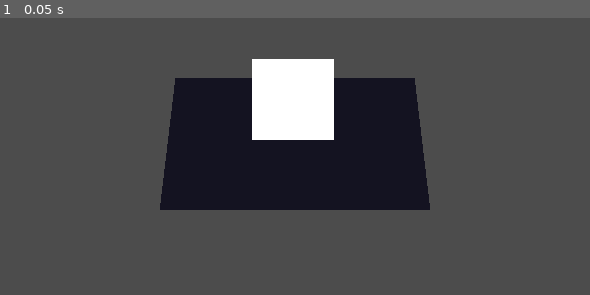
Above: before the commit, frame 1.
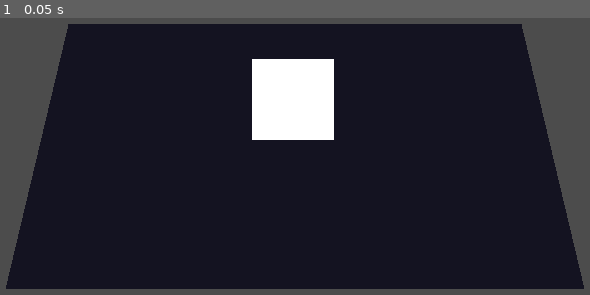
Above: after the commit, the same moment.

Repository: wzli/LittleFighterZ
Game: Godot game, scene res://test.tscn
Two runs of this game, one before a commit and one after it. Both use one fixed random seed, a clock stepped at 60 frames per second and the inputs below.
Inputs:
- Up to frame 1 (0.05 s): no input

The runs differ from the first frame. In frame 1, 62% of the frame differs, in the area x 1-99%, y 2-98%.

Commit message:
added jump, improved combo keys

Diff:
--- a/little_fighter_z/characters/character.gd
+++ b/little_fighter_z/characters/character.gd
@@ -2,30 +2,12 @@
 
 class_name Character
 
-export(float) var walk_speed: float = 2
-export(float) var run_speed: float = 4
+export(float) var walk_speed: float = 2.5
+export(float) var run_speed: float = 5
+export(Vector2) var jump_velocity := Vector2(4, 11)
+export(float) var gravity : float = -30
 
-enum State {REST, WALK, RUN, PAIN}
-
-enum ComboKey {NONE, UP, DOWN, LEFT, RIGHT, ATTACK, DEFEND, JUMP}
-
-enum {
-	U = ComboKey.UP,
-	D = ComboKey.DOWN,
-	L = ComboKey.LEFT,
-	R = ComboKey.RIGHT,
-	A = ComboKey.ATTACK,
-	B = ComboKey.DEFEND,
-	C = ComboKey.JUMP,
-	UU = (U << 3) | U,
-	DD = (D << 3) | D,
-	LL = (L << 3) | L,
-	RR = (R << 3) | R,
-	UUU = (UU << 3) | U,
-	DDD = (DD << 3) | D,
-	LLL = (LL << 3) | L,
-	RRR = (RR << 3) | R,
-}
+enum State {REST, WALK, RUN, JUMP, PAIN}
 
 onready var animation_player := $AnimationPlayer as AnimationPlayer
 onready var sprite_3d := $Sprite3D as Sprite3D
@@ -38,61 +20,115 @@
 	animation_player.play("Rest")
 
 func _physics_process(delta : float):
-	if state == State.WALK and velocity_request.x == 0 and velocity_request.z == 0:
-		change_state(State.REST)
 	match state:
+		State.REST:
+			if velocity_request.x != 0 or velocity_request.z != 0:
+				change_state(State.WALK)
 		State.WALK:
-			velocity = move_and_slide(velocity_request.normalized() * walk_speed)
+			if velocity_request.x == 0 and velocity_request.z == 0:
+				change_state(State.REST)
+			else:
+				velocity = move_and_slide(velocity_request.normalized() * walk_speed, Vector3.UP)
 		State.RUN:
 			velocity_request.x = sign(velocity.x)
-			velocity = move_and_slide(velocity_request.normalized() * run_speed)
-	if velocity.x != 0 or velocity.z != 0:
-		if velocity.x < 0:
-			sprite_3d.flip_h = true
-		elif velocity.x > 0:
-			sprite_3d.flip_h = false
+			velocity = move_and_slide(velocity_request.normalized() * run_speed, Vector3.UP)
+		State.JUMP:
+			if is_on_floor() and velocity.y < jump_velocity.y:
+				animation_player.play_backwards("Jump")
+			else:
+				velocity.y += gravity * delta
+				velocity = move_and_slide(velocity, Vector3.UP)
+	match state:
+		State.REST, State.WALK:
+			if velocity_request.x != 0 or velocity_request.z != 0:
+				if velocity_request.x < 0:
+					sprite_3d.flip_h = true
+				elif velocity_request.x > 0:
+					sprite_3d.flip_h = false
+		State.RUN:
+			sprite_3d.flip_h = velocity.x < 0
+
+func _on_AnimationPlayer_animation_finished(anim_name : String):
+	match anim_name:
+		"Jump":
+			match state:
+				State.REST, State.WALK:
+					velocity = velocity_request.normalized() * jump_velocity.x
+					velocity.y += jump_velocity.y
+					change_state(State.JUMP)
+				State.JUMP:
+					if velocity_request.x == 0 && velocity_request.z == 0:
+						change_state(State.REST)
+					else:
+						change_state(State.WALK)
 
 func change_state(new_state : int) -> void:
 	if state == new_state:
 		return
-	state = new_state
-	match state:
+	match new_state:
 		State.REST:
-			animation_player.play("Rest")
+		    animation_player.play("Rest")
 		State.WALK:
 			animation_player.play("Walk")
 		State.RUN:
 			animation_player.play("Run")
+		State.JUMP:
+			pass
 		State.PAIN:
 			animation_player.play("Pain")
+	state = new_state
+	print(animation_player.assigned_animation)
 
+func input_combo(combo : String) -> void:
+	if combo[0] == 'D':
+		match combo.right(1):
+			'JA', 'AJ':
+				pass
+			'^A', 'A^':
+				pass
+			'vA', 'Av':
+				pass
+			'^J', 'J^':
+				pass
+			'vJ', 'Jv':
+				pass
+			'<A', 'A<', '>A', 'A>':
+				pass
+			'<J', 'J<', '>J', 'J>':
+				pass
+	elif combo.match('*<<') or combo.match('*>>'):
+		_combo_run(combo)
+	else:
+		match combo[-1]:
+			'A':
+				pass
+			'J':
+				_combo_jump(combo)
+			'D':
+				pass
+			'^', 'v', '<', '>':
+				_combo_walk(combo)
 
-func input_combo(combo_code : int) -> void:
-	match combo_code:
-		U, D, L, R, UU, UUU, DD, DDD:
-			_combo_walk(combo_code)
-		LL, LLL, RR, RRR:
-			_combo_run(combo_code)
+func _combo_walk(combo : String) -> void:
+	match state:
+		State.REST:
+			change_state(State.WALK)
+		State.RUN:
+			if (combo[-1] == '<' and velocity.x > 0) or \
+					(combo[-1] == '>' and velocity.x < 0):
+				change_state(State.WALK)
 
-func _combo_walk(combo_code : int) -> void:
+func _combo_run(combo : String) -> void:
+	match state:
+		State.REST, State.WALK, State.RUN:
+			match combo[-1]:
+				'<':
+					velocity = Vector3.LEFT
+				'>':
+					velocity = Vector3.RIGHT
+			change_state(State.RUN)
+
+func _combo_jump(combo : String) -> void:
 	match state:
 		State.REST, State.WALK:
-			change_state(State.WALK)
-		State.RUN:
-			match combo_code:
-				L, LL, LLL:
-					if velocity.x > 0:
-						change_state(State.WALK)
-				R, RR, RRR:
-					if velocity.x < 0:
-						change_state(State.WALK)
-
-func _combo_run(combo_code : int) -> void:
-	match state:
-		State.REST, State.WALK, State.RUN:
-			match combo_code:
-				LL, LLL:
-					velocity = Vector3.LEFT
-				RR, RRR:
-					velocity = Vector3.RIGHT
-			change_state(State.RUN)
+			animation_player.play("Jump")
--- a/little_fighter_z/characters/character.tscn
+++ b/little_fighter_z/characters/character.tscn
@@ -6,6 +6,23 @@
 [sub_resource type="CapsuleShape" id=1]
 radius = 0.4
 height = 0.4
+
+[sub_resource type="Animation" id=7]
+resource_name = "Jump"
+length = 0.14
+step = 0.01
+tracks/0/type = "value"
+tracks/0/path = NodePath("Sprite3D:frame")
+tracks/0/interp = 0
+tracks/0/loop_wrap = false
+tracks/0/imported = false
+tracks/0/enabled = true
+tracks/0/keys = {
+"times": PoolRealArray( 0, 0.07, 0.14 ),
+"transitions": PoolRealArray( 1, 1, 1 ),
+"update": 1,
+"values": [ 60, 61, 62 ]
+}
 
 [sub_resource type="Animation" id=2]
 resource_name = "Pain"
@@ -87,6 +104,7 @@
 shape = SubResource( 1 )
 
 [node name="AnimationPlayer" type="AnimationPlayer" parent="."]
+anims/Jump = SubResource( 7 )
 anims/Pain = SubResource( 2 )
 anims/Rest = SubResource( 3 )
 anims/Run = SubResource( 4 )
@@ -98,4 +116,5 @@
 texture = ExtResource( 2 )
 vframes = 14
 hframes = 10
-frame = 1
+
+[connection signal="animation_finished" from="AnimationPlayer" to="." method="_on_AnimationPlayer_animation_finished"]
--- a/little_fighter_z/logic/player.gd
+++ b/little_fighter_z/logic/player.gd
@@ -7,7 +7,9 @@
 onready var character := character_scene.instance() as Character
 onready var combo_timer := $ComboTimer as Timer
 
-var combo_code : int = Character.ComboKey.NONE
+enum ComboKey {NONE, UP, DOWN, LEFT, RIGHT, ATTACK, DEFEND, JUMP}
+var combo_code : int = ComboKey.NONE
+var combo : String = '___'
 
 func _ready():
 	add_child(character)
@@ -24,19 +26,22 @@
 		character.velocity_request.z += 1
 
 func _unhandled_key_input(event : InputEventKey):
-	if combo_timer.wait_time - combo_timer.time_left < 0.05:
-		combo_code = Character.ComboKey.NONE
-	if not add_combo_key():
-	    return
+	var combo_key := parse_combo_key(event)
+	var prev_combo_key := combo_code & 0x7
+	match combo_key:
+		ComboKey.LEFT, ComboKey.RIGHT:
+			pass
+		ComboKey.NONE, prev_combo_key:
+			return
 	combo_timer.start()
-	combo_code = combo_code & 0x1FF
-	character.input_combo(combo_code)
+	combo_code = (combo_code << 3) | combo_key
+	parse_combo(combo_code)
+	character.input_combo(combo)
 	if print_combo:
-		print("%d %s: %s" % [input_id, name, combo_string(combo_code)])
-	combo_code = (combo_code << 3)
+		print("%d %s: %s" % [input_id, name, combo])
 
 func _on_ComboTimer_timeout():
-	combo_code = Character.ComboKey.NONE
+	combo_code = ComboKey.NONE
 
 func set_character(new_character_scene : PackedScene) -> bool:
 	var new_character := new_character_scene.instance() as Character
@@ -48,44 +53,41 @@
 	add_child(character)
 	return true
 
-func add_combo_key() -> bool:
-	if Input.is_action_pressed(str(input_id) + "_attack"):
-		combo_code += Character.ComboKey.ATTACK
-	elif Input.is_action_pressed(str(input_id) + "_defend"):
-		combo_code += Character.ComboKey.DEFEND
-	elif Input.is_action_pressed(str(input_id) + "_jump"):
-		combo_code += Character.ComboKey.JUMP
-	elif Input.is_action_pressed(str(input_id) + "_up"):
-		combo_code += Character.ComboKey.UP
-	elif Input.is_action_pressed(str(input_id) + "_down"):
-		combo_code += Character.ComboKey.DOWN
-	elif Input.is_action_pressed(str(input_id) + "_left"):
-		combo_code += Character.ComboKey.LEFT
-	elif Input.is_action_pressed(str(input_id) + "_right"):
-		combo_code += Character.ComboKey.RIGHT
+func parse_combo_key(event : InputEventKey) -> int:
+	if event.is_action_pressed(str(input_id) + "_attack"):
+		return ComboKey.ATTACK
+	elif event.is_action_pressed(str(input_id) + "_defend"):
+		return ComboKey.DEFEND
+	elif event.is_action_pressed(str(input_id) + "_jump"):
+		return ComboKey.JUMP
+	elif event.is_action_pressed(str(input_id) + "_up"):
+		return ComboKey.UP
+	elif event.is_action_pressed(str(input_id) + "_down"):
+		return ComboKey.DOWN
+	elif event.is_action_pressed(str(input_id) + "_left"):
+		return ComboKey.LEFT
+	elif event.is_action_pressed(str(input_id) + "_right"):
+		return ComboKey.RIGHT
 	else:
-	    return false
-	return true
+	    return ComboKey.NONE
 
-func combo_string(combo_code : int) -> String:
-	var combo_string := "???"
-	for i in range(3):
+func parse_combo(combo_code : int) -> void:
+	for i in range(2, -1, -1):
 		match combo_code & 0x7:
-			Character.ComboKey.NONE:
-				combo_string[i] = '_'
-			Character.ComboKey.UP:
-				combo_string[i] = '^'
-			Character.ComboKey.DOWN:
-				combo_string[i] = 'v'
-			Character.ComboKey.LEFT:
-				combo_string[i] = '<'
-			Character.ComboKey.RIGHT:
-				combo_string[i] = '>'
-			Character.ComboKey.Attack:
-				combo_string[i] = 'A'
-			Character.ComboKey.DEFEND:
-				combo_string[i] = 'D'
-			Character.ComboKey.JUMP:
-				combo_string[i] = 'J'
+			ComboKey.UP:
+				combo[i] = '^'
+			ComboKey.DOWN:
+				combo[i] = 'v'
+			ComboKey.LEFT:
+				combo[i] = '<'
+			ComboKey.RIGHT:
+				combo[i] = '>'
+			ComboKey.ATTACK:
+				combo[i] = 'A'
+			ComboKey.DEFEND:
+				combo[i] = 'D'
+			ComboKey.JUMP:
+				combo[i] = 'J'
+			ComboKey.NONE, _:
+				combo[i] = '_'
 		combo_code = combo_code >> 3
-	return combo_string
--- a/little_fighter_z/test.tscn
+++ b/little_fighter_z/test.tscn
@@ -9,12 +9,16 @@
 
 [sub_resource type="PlaneMesh" id=2]
 material = SubResource( 1 )
-size = Vector2( 5, 5 )
+size = Vector2( 10, 10 )
+
+[sub_resource type="BoxShape" id=3]
+extents = Vector3( 5, 0, 5 )
 
 [node name="Spatial" type="Spatial"]
 
 [node name="Camera" type="Camera" parent="."]
 transform = Transform( 1, 0, 0, 0, 1, 0, 0, 0, 1, 0, 18, 30 )
+visible = false
 fov = 15.0
 script = ExtResource( 1 )
 
@@ -22,6 +26,11 @@
 mesh = SubResource( 2 )
 material/0 = null
 
+[node name="StaticBody" type="StaticBody" parent="TempFloor"]
+
+[node name="CollisionShape" type="CollisionShape" parent="TempFloor/StaticBody"]
+shape = SubResource( 3 )
+
 [node name="Player" parent="." instance=ExtResource( 2 )]
 character_scene = ExtResource( 3 )
 print_combo = true
Not shown: 1 places in little_fighter_z/characters/character.tscn that only renumber resources
Not shown: 1 places in little_fighter_z/test.tscn that only renumber resources
